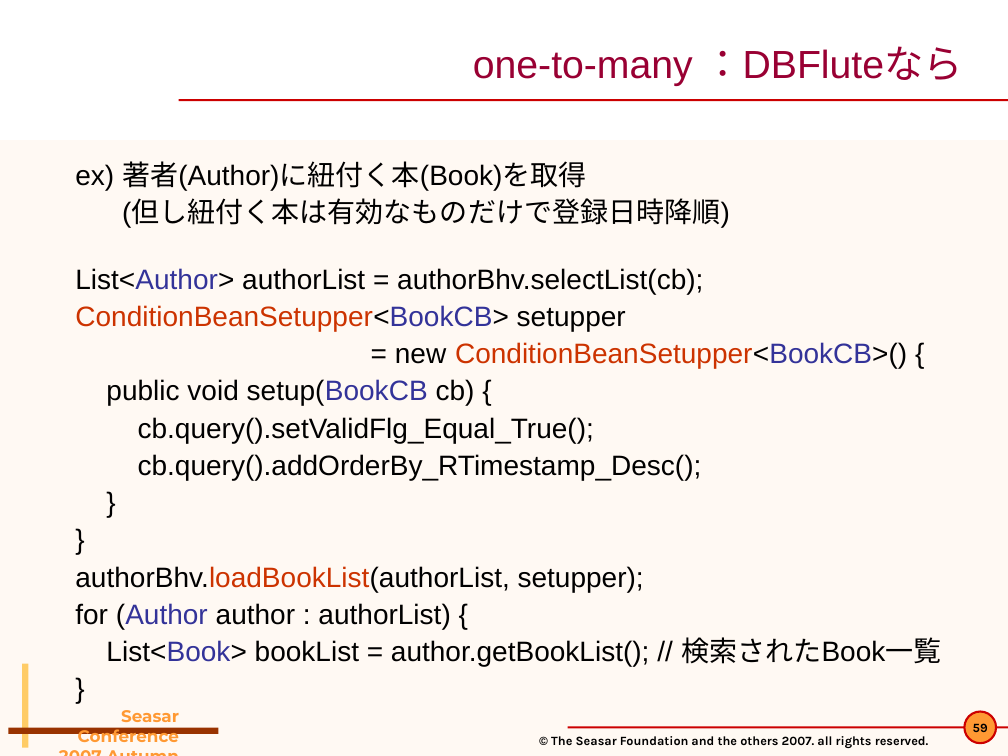
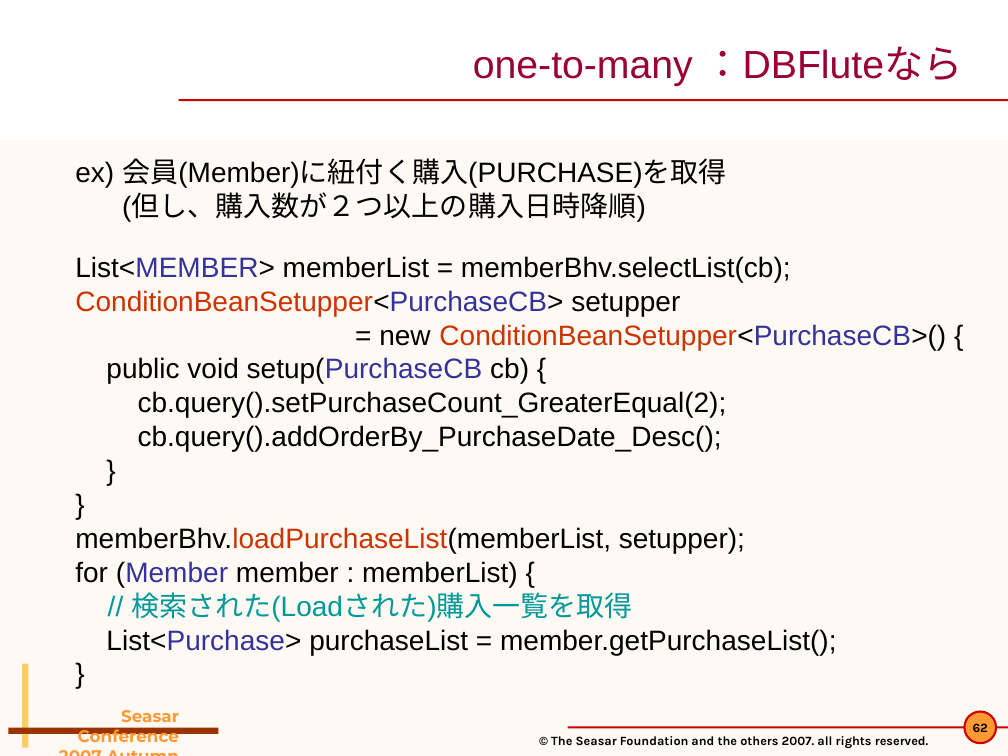
Before and after one commit to seasarorg/dbflute, a slide deck: slide 62 of dbflute/etc/doc/pres/sc2007a_2-DBFlute.ppt (slide 59 before the commit). Drawn at 1008x756 pixels with LibreOffice and Linux fonts; fonts in the diff are those of the drawing; background and template pictures are left out. Boxes give left, top, right and bottom in pixels: in the first picture for what was removed or moved away, otherwise in the second. Text is boxed around its words. In the diff, an @@ line names an element or a change of style, - is before the commit and + after.

```diff
--- a/dbflute/etc/doc/pres/sc2007a_2-DBFlute.ppt
+++ b/dbflute/etc/doc/pres/sc2007a_2-DBFlute.ppt
@@ text "ex) 会員(Member)に紐付く購入(PURCHASE)を取得" at [75,158,946,655]: line spacing 0.9 to 0.8 @@
@@ text at [75,158,946,451]: text changed @@
-ex) 著者(Author)に紐付く本(Book)を取得
-(但し紐付く本は有効なものだけで登録日時降順)
-List<Author> authorList = authorBhv.selectList(cb);
-ConditionBeanSetupper<BookCB> setupper
-= new ConditionBeanSetupper<BookCB>() {
-public void setup(BookCB cb) {
-cb.query().setValidFlg_Equal_True();
-cb.query().addOrderBy_RTimestamp_Desc();
+ex) 会員(Member)に紐付く購入(PURCHASE)を取得
+(但し、購入数が２つ以上の購入日時降順)
+List<MEMBER> memberList = memberBhv.selectList(cb);
+ConditionBeanSetupper<PurchaseCB> setupper
+= new ConditionBeanSetupper<PurchaseCB>() {
+public void setup(PurchaseCB cb) {
+cb.query().setPurchaseCount_GreaterEqual(2);
+cb.query().addOrderBy_PurchaseDate_Desc();
@@ text at [75,527,836,655]: text changed @@
-authorBhv.loadBookList(authorList, setupper);
-for (Author author : authorList) {
-List<Book> bookList = author.getBookList(); // 検索されたBook一覧
+memberBhv.loadPurchaseList(memberList, setupper);
+for (Member member : memberList) {
+// 検索された(Loadされた)購入一覧を取得
+List<Purchase> purchaseList = member.getPurchaseList();
@@ page number at [973,723,988,732]: text changed @@
-59
+62
```
Also in this commit, not shown: 38 other slides changed, 6 slides added, 3 slides removed, 2 other files.
